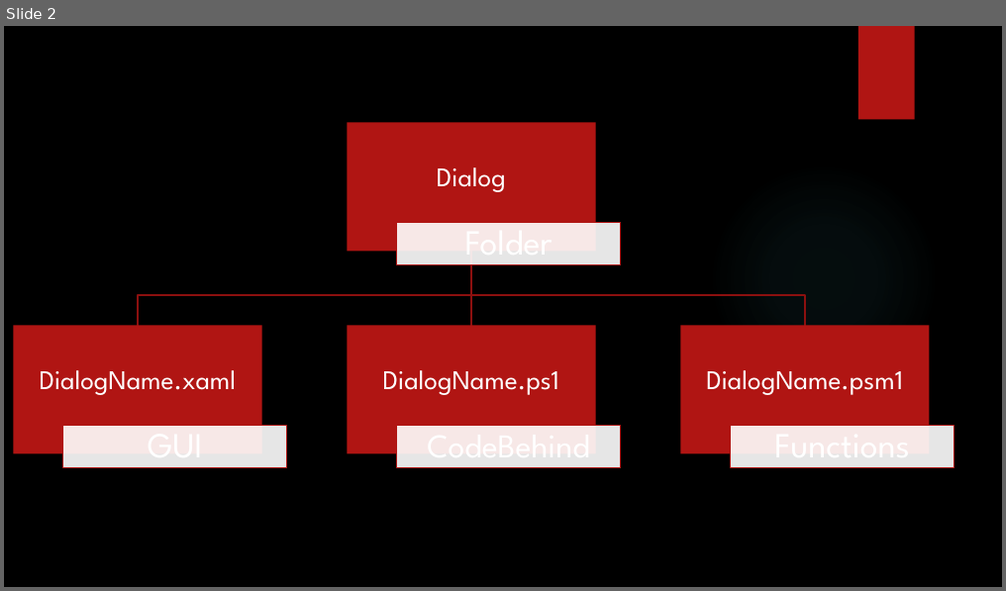
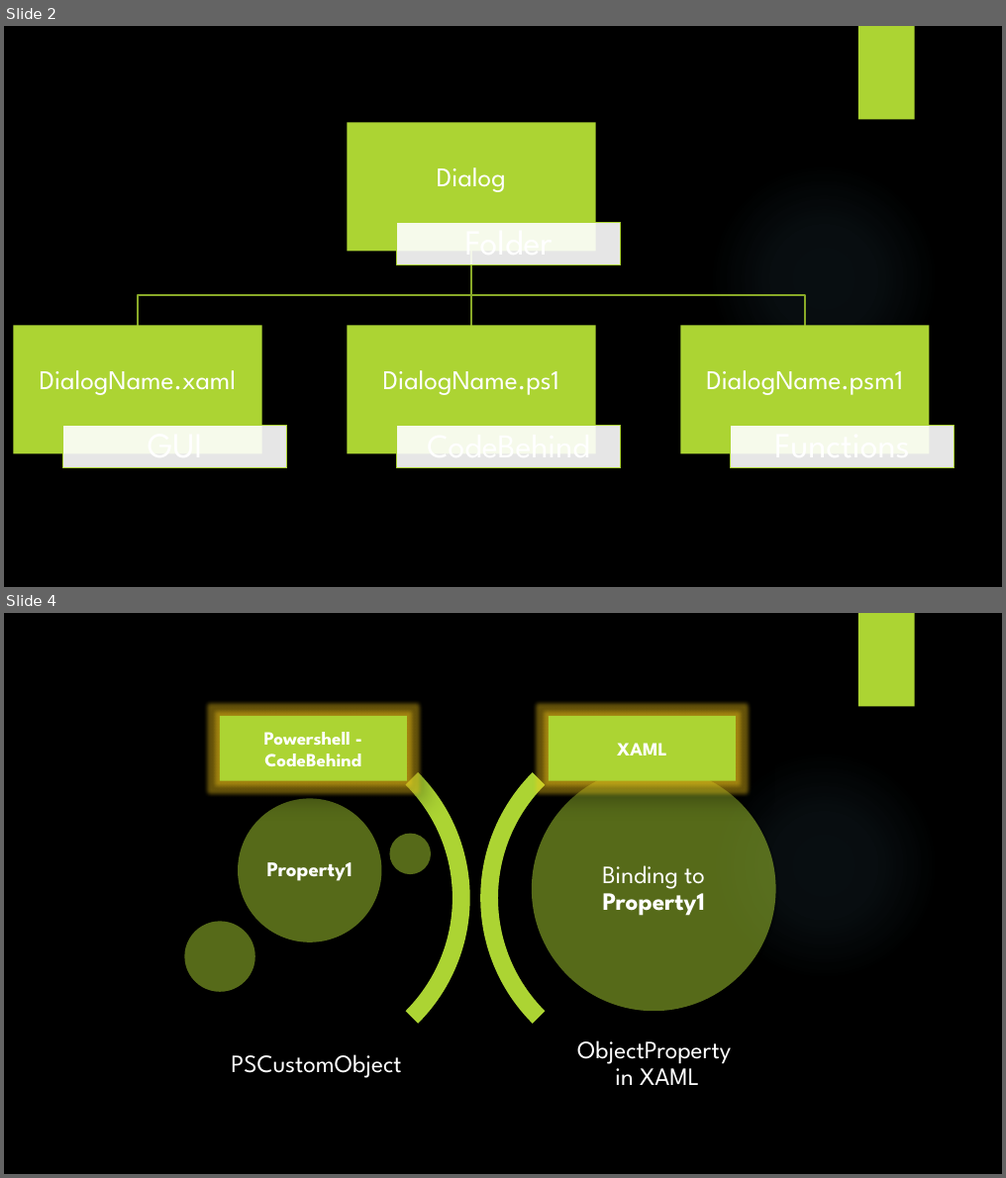
Before and after one commit to ddneves/PSGUI, a slide deck: _src/Presentation/Blog.pptx. Shown one above the other, each under a label of ours: slide 2 before the commit, slides 2 and 4 after it; the slides between them are not shown. The pictures are 1006x591 and 1006x1178 pixels, drawn with LibreOffice and Linux fonts; fonts in the diff are those of the drawing; background and template pictures are left out. Boxes give left, top, right and bottom in pixels: in the first picture for what was removed or moved away, otherwise in the second. Text is boxed around its words. In the diff, an @@ line names an element or a change of style, - is before the commit and + after.

```diff
--- a/_src/Presentation/Blog.pptx
+++ b/_src/Presentation/Blog.pptx
@@ slide 4 added at bbox=[4, 613, 1002, 1174], background picture (left out); not listed: 2 template elements that a slide beside it also shows @@
@@ rectangle added at bbox=[220, 716, 407, 781], fill #ACD433, 18 pt, text #FFFFFF, bold @@
+Powershell -
+CodeBehind
@@ rectangle added at bbox=[548, 716, 736, 781], fill #ACD433, 18 pt, text #FFFFFF, bold @@
+XAML
@@ group added at bbox=[115, 721, 836, 1085]: 4 texts, 4 ellipses, 2 arch (boxed as its full ring)s @@
+ObjectProperty
+in XAML
+Binding to Property1
+Property1
+PSCustomObject
@@ slide 2 changed as well @@
@@ ellipse at bbox=[709, 163, 939, 393]: fill gradient #50B9C1 to gradient #7AC4F0 @@
@@ outline #8D110F 1.5 pt to #8AAA29 1.5 pt in 3 elements at bbox=[471, 252, 805, 325], bbox=[467, 252, 475, 325], bbox=[138, 252, 472, 325] @@
@@ fill #B01513 to #ACD433 in 5 elements at bbox=[858, 26, 915, 120], bbox=[347, 123, 595, 252], bbox=[14, 325, 262, 455], bbox=[347, 325, 595, 455], bbox=[681, 325, 930, 455] @@
@@ outline #B01513 0.75 pt to #ACD433 0.75 pt in 4 elements at bbox=[397, 222, 621, 265], bbox=[63, 426, 287, 469], bbox=[397, 426, 621, 469], bbox=[731, 426, 954, 469] @@
```
Also in this commit, not shown: 1 other slide changed, 1 other slide added, 9 other files.
